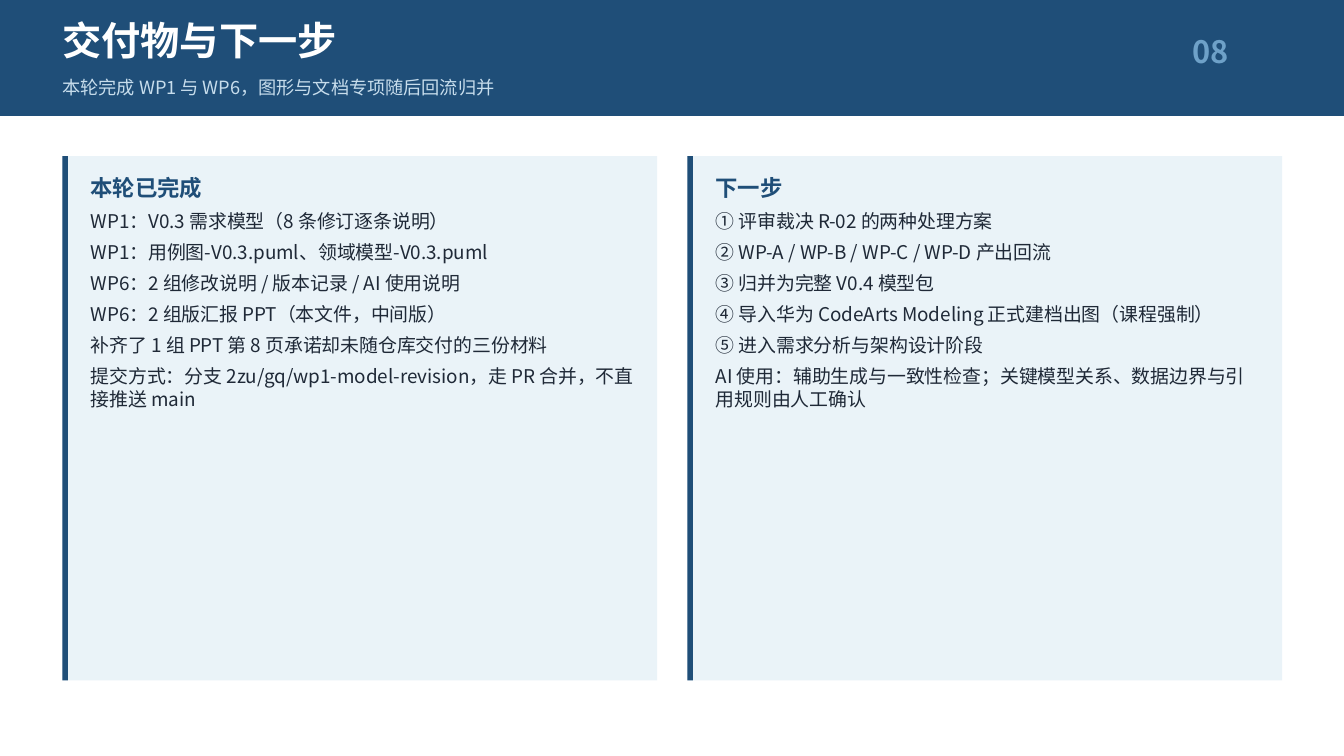
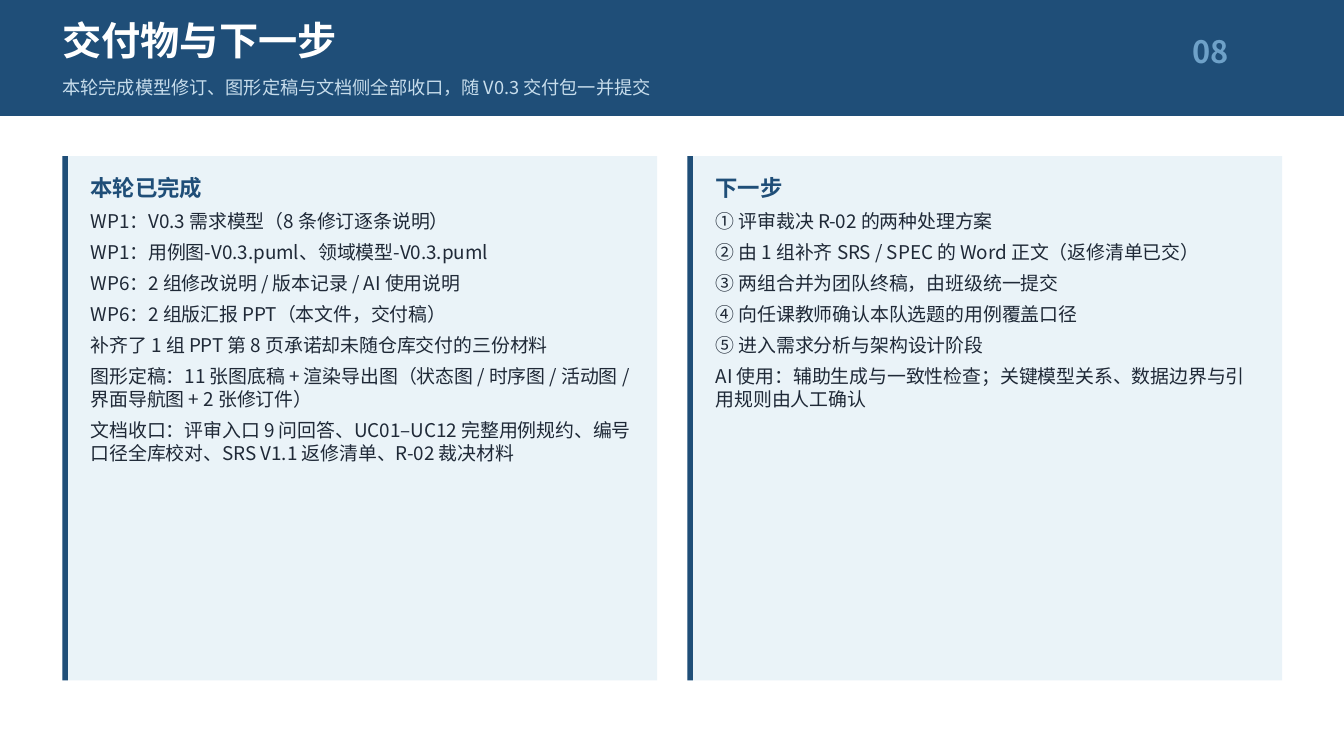
Before and after one commit to Intelligent-Reader-2zu/Intelligent-Reader-2zu, a slide deck: slide 8 of docs/需求建模/2组-work/02-需求建模汇报PPT-2组版.pptx. Drawn at 1344x756 pixels with LibreOffice and Linux fonts; fonts in the diff are those of the drawing. Boxes give left, top, right and bottom in pixels: in the first picture for what was removed or moved away, otherwise in the second. Text is boxed around its words. In the diff, an @@ line names an element or a change of style, - is before the commit and + after.

Commit message:
docs(2组/交付): 11 张建模图与 V0.3 交付包定稿，按课程命名规范组装提交包 [G6-G7]
- 06-建模图：11 张（A1-A9 + 用例图/领域模型修订件）底稿 puml + 导出 png 全部定稿
- 出图清单更名『建模图件清单』，去掉分包/待认领表述，改为验收标准
- 交付包顶层件按『序号-文件名-组号-团队名』命名，补齐 07-19 与 99
- 自查清单第 6/7/8 项销项；第 4/5 项口径修正为『大组共用件』
- 提交说明同步：SRS/SPEC 属大组共用件，基线快照已存
- 汇报 PPT 图数 8 → 11、补 A9 界面导航图；版本记录同步

```diff
--- a/docs/需求建模/2组-work/02-需求建模汇报PPT-2组版.pptx
+++ b/docs/需求建模/2组-work/02-需求建模汇报PPT-2组版.pptx
@@ text at (x1=62, y1=78, x2=651, y2=96): text changed @@
-本轮完成 WP1 与 WP6，图形与文档专项随后回流归并
+本轮完成模型修订、图形定稿与文档侧全部收口，随 V0.3 交付包一并提交
@@ text at (x1=716, y1=243, x2=1199, y2=323): text changed @@
-② WP-A / WP-B / WP-C / WP-D 产出回流
-③ 归并为完整 V0.4 模型包
-④ 导入华为 CodeArts Modeling 正式建档出图（课程强制）
+② 由 1 组补齐 SRS / SPEC 的 Word 正文（返修清单已交）
+③ 两组合并为团队终稿，由班级统一提交
+④ 向任课教师确认本队选题的用例覆盖口径
@@ text at (x1=91, y1=305, x2=447, y2=323): text changed @@
-WP6：2 组版汇报 PPT（本文件，中间版）
+WP6：2 组版汇报 PPT（本文件，交付稿）
@@ text at (x1=91, y1=367, x2=630, y2=462): text changed @@
-提交方式：分支 2zu/gq/wp1-model-revision，走 PR 合并，不直接推送 main
+图形定稿：11 张图底稿 + 渲染导出图（状态图 / 时序图 / 活动图 / 界面导航图 + 2 张修订件）
+文档收口：评审入口 9 问回答、UC01–UC12 完整用例规约、编号口径全库校对、SRS V1.1 返修清单、R-02 裁决材料
```
Also in this commit, not shown: 4 other slides changed, 40 other files.
